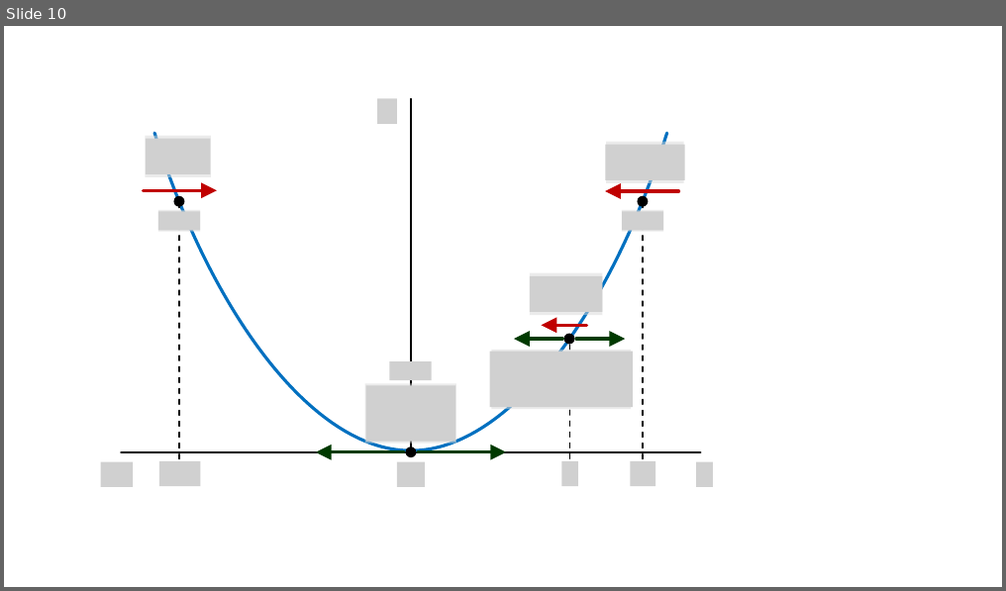
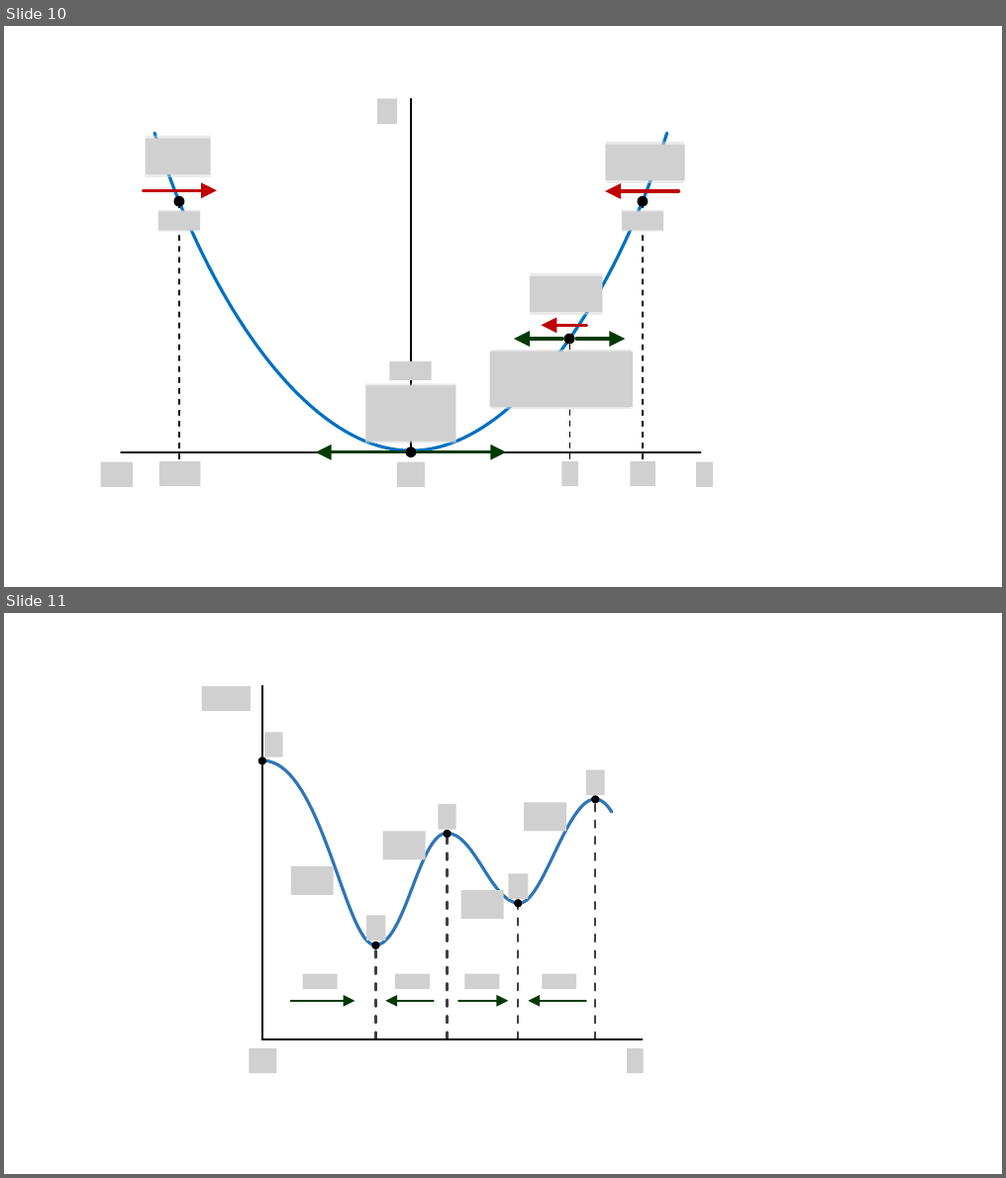
Before and after one commit to pararover/PHY01MJMN01R04_Mechanics, a slide deck: U2-Work-and-Energy/figures/all-figs.pptx. Shown one above the other, each under a label of ours: slide 10 before the commit, slides 10 and 11 after it. The pictures are 1006x591 and 1006x1178 pixels, drawn with LibreOffice and Linux fonts; fonts in the diff are those of the drawing; grey boxes stand for pictures. Boxes give left, top, right and bottom in pixels: in the first picture for what was removed or moved away, otherwise in the second. Text is boxed around its words. In the diff, an @@ line names an element or a change of style, - is before the commit and + after.

```diff
--- a/U2-Work-and-Energy/figures/all-figs.pptx
+++ b/U2-Work-and-Energy/figures/all-figs.pptx
@@ slide 11 added at (4, 613, 1002, 1174), background #FFFFFF @@
@@ picture added at (202, 686, 251, 712) @@
@@ line added from (262, 686) to (262, 1040), #000000 2.25 pt @@
@@ ellipse added at (258, 757, 266, 765), fill #000000 @@
@@ freeform shape added at (263, 761, 612, 946), outline #2E75B6 3 pt @@
@@ picture added at (264, 732, 282, 758) @@
@@ picture added at (586, 770, 605, 796) @@
@@ picture added at (439, 804, 456, 830) @@
@@ picture added at (525, 802, 567, 831) @@
@@ ellipse added at (592, 796, 600, 804), fill #000000 @@
@@ line added from (595, 1040) to (595, 802), #404040 2.25 pt dashed @@
@@ picture added at (383, 832, 426, 861) @@
@@ ellipse added at (444, 830, 451, 839), fill #000000 @@
@@ line added from (448, 1040) to (448, 834), #404040 2.25 pt dashed @@
@@ picture added at (291, 866, 334, 895) @@
@@ picture added at (509, 873, 529, 899) @@
@@ picture added at (461, 891, 504, 919) @@
@@ ellipse added at (514, 900, 522, 908), fill #000000 @@
@@ line added from (519, 1040) to (519, 905), #404040 2.25 pt dashed @@
@@ picture added at (366, 916, 385, 941) @@
@@ ellipse added at (371, 942, 380, 950), fill #000000 @@
@@ line added from (376, 1040) to (376, 947), #404040 2.25 pt dashed @@
@@ picture added at (303, 973, 338, 989) @@
@@ picture added at (395, 973, 430, 989) @@
@@ picture added at (465, 973, 500, 989) @@
@@ picture added at (543, 973, 576, 989) @@
@@ arrow added from (291, 1001) to (355, 1001), #003A00 2.25 pt @@
@@ arrow added from (434, 1001) to (386, 1001), #003A00 2.25 pt @@
@@ arrow added from (458, 1001) to (509, 1001), #003A00 2.25 pt @@
@@ arrow added from (586, 1001) to (528, 1001), #003A00 2.25 pt @@
@@ picture added at (249, 1049, 276, 1074) @@
@@ line added from (262, 1040) to (642, 1040), #000000 2.25 pt @@
@@ picture added at (627, 1049, 644, 1074) @@
```
Also in this commit, not shown: 1 other slide added, 4 other files.
